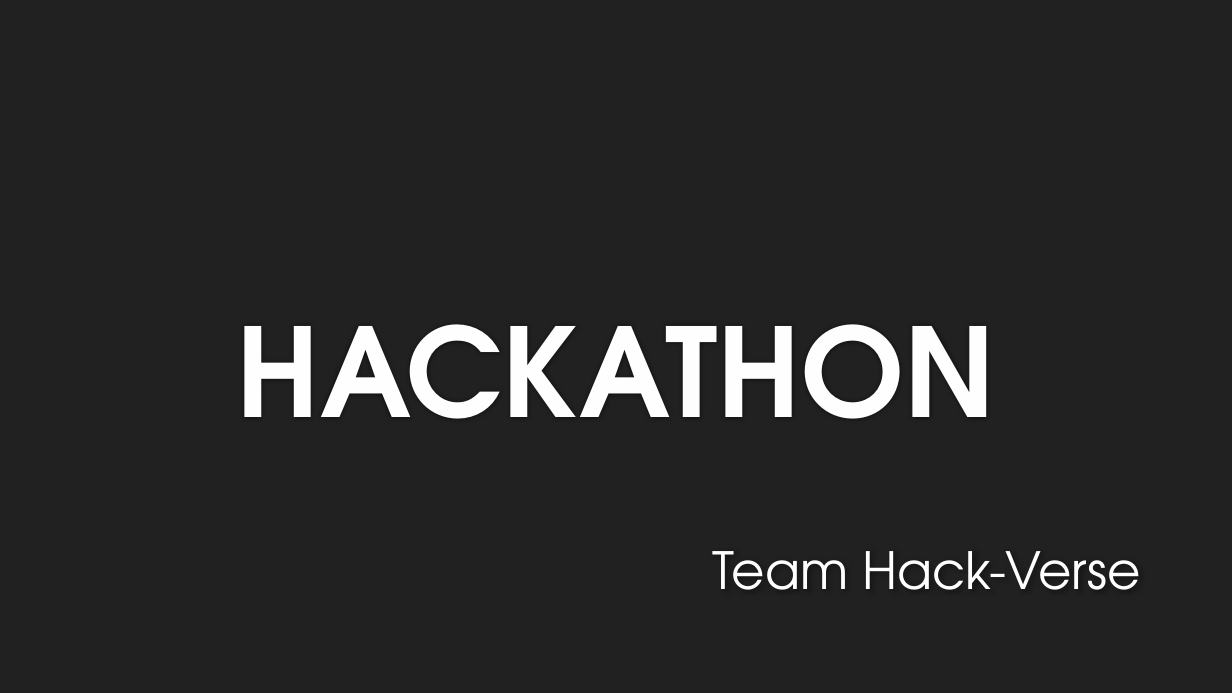
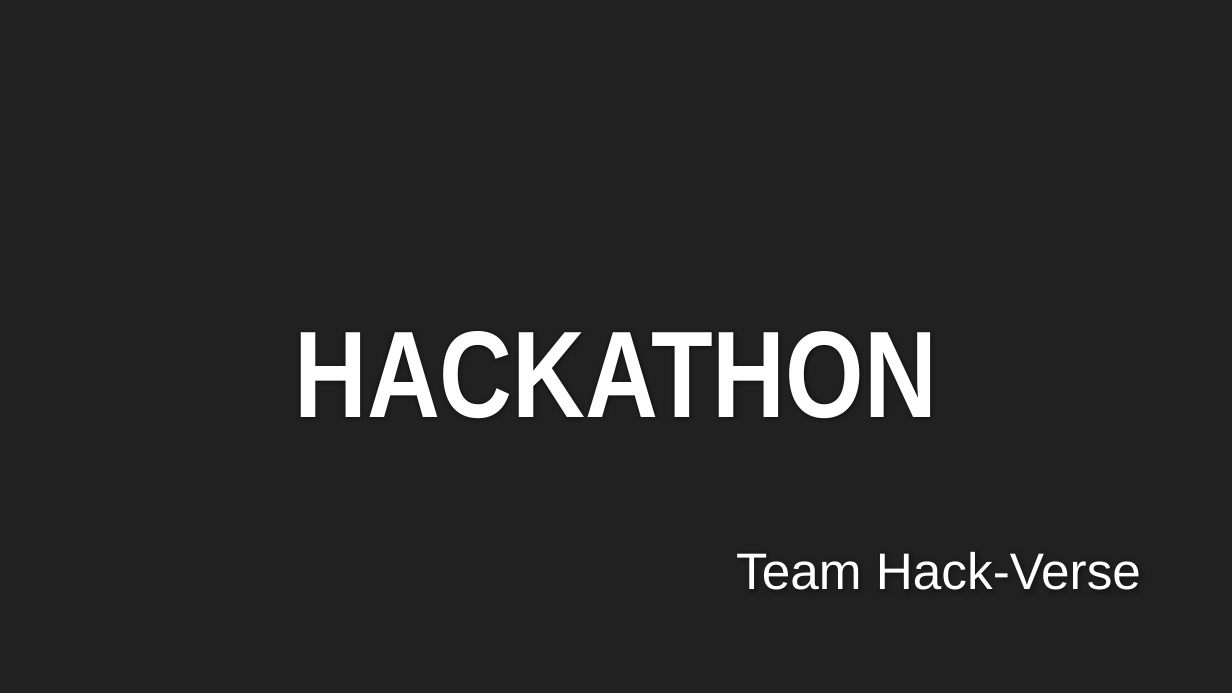
Before and after one commit to amitgit0304/CodeCrafters1, a slide deck: slide 1 of Presentation/Presentation.pptx. Drawn at 1232x693 pixels with LibreOffice and Linux fonts; fonts in the diff are those of the drawing; background and template pictures are left out. Boxes give left, top, right and bottom in pixels: in the first picture for what was removed or moved away, otherwise in the second. Text is boxed around its words. In the diff, an @@ line names an element or a change of style, - is before the commit and + after.

```diff
--- a/Presentation/Presentation.pptx
+++ b/Presentation/Presentation.pptx
@@ title "HACKATHON" at <box>294,331,937,418</box>: font TeX Gyre Adventor to Arial Narrow @@
@@ subtitle "Team Hack-Verse" at <box>736,552,1141,590</box>: font TeX Gyre Adventor to Arial @@
```
Also in this commit, not shown: 2 other slides changed, 5 slides added, 10 slides removed.
